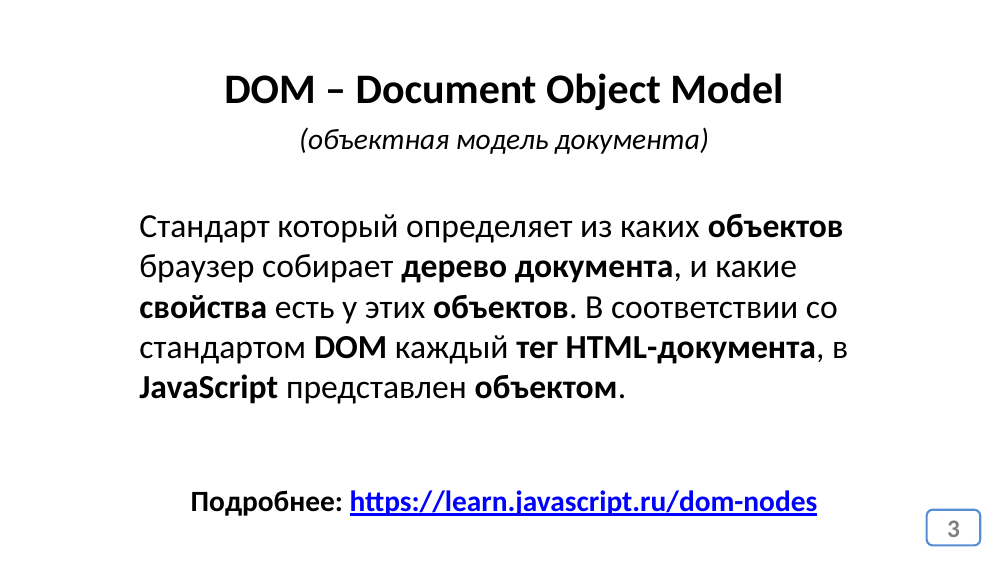
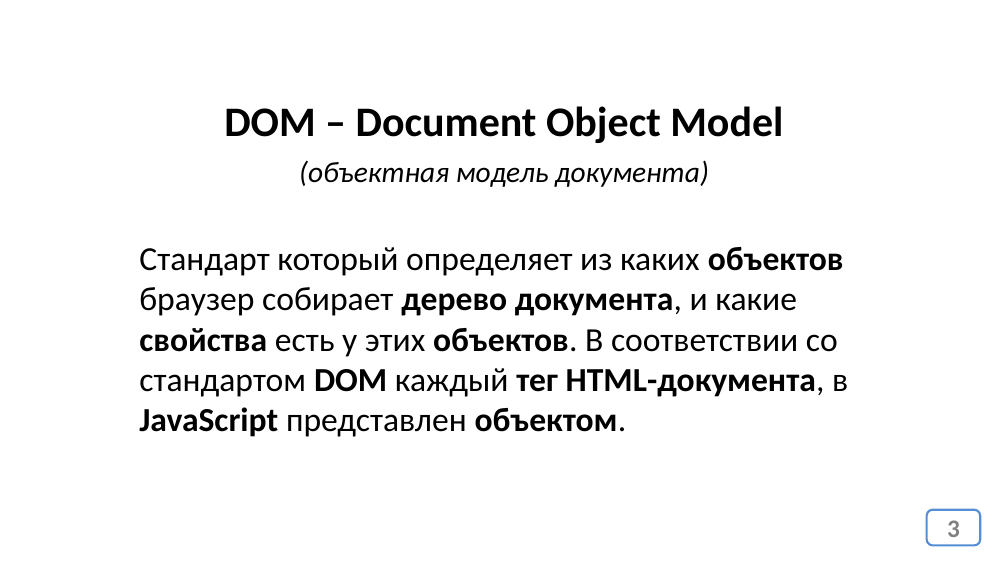
Before and after one commit to web51-ortdnipro/lesson24, a slide deck: slide 3 of lesson24.pptx. Drawn at 1008x567 pixels with LibreOffice and Linux fonts; fonts in the diff are those of the drawing. Boxes give left, top, right and bottom in pixels: in the first picture for what was removed or moved away, otherwise in the second. Text is boxed around its words. In the diff, an @@ line names an element or a change of style, - is before the commit and + after.

```diff
--- a/lesson24.pptx
+++ b/lesson24.pptx
@@ 3 texts: place and size @@
-3 texts at [139,73,848,404]
+3 texts at [139,106,848,437]
@@ text removed at [191,490,818,516] @@
-Подробнее: https://learn.javascript.ru/dom-nodes
```
Also in this commit, not shown: 1 other file.
